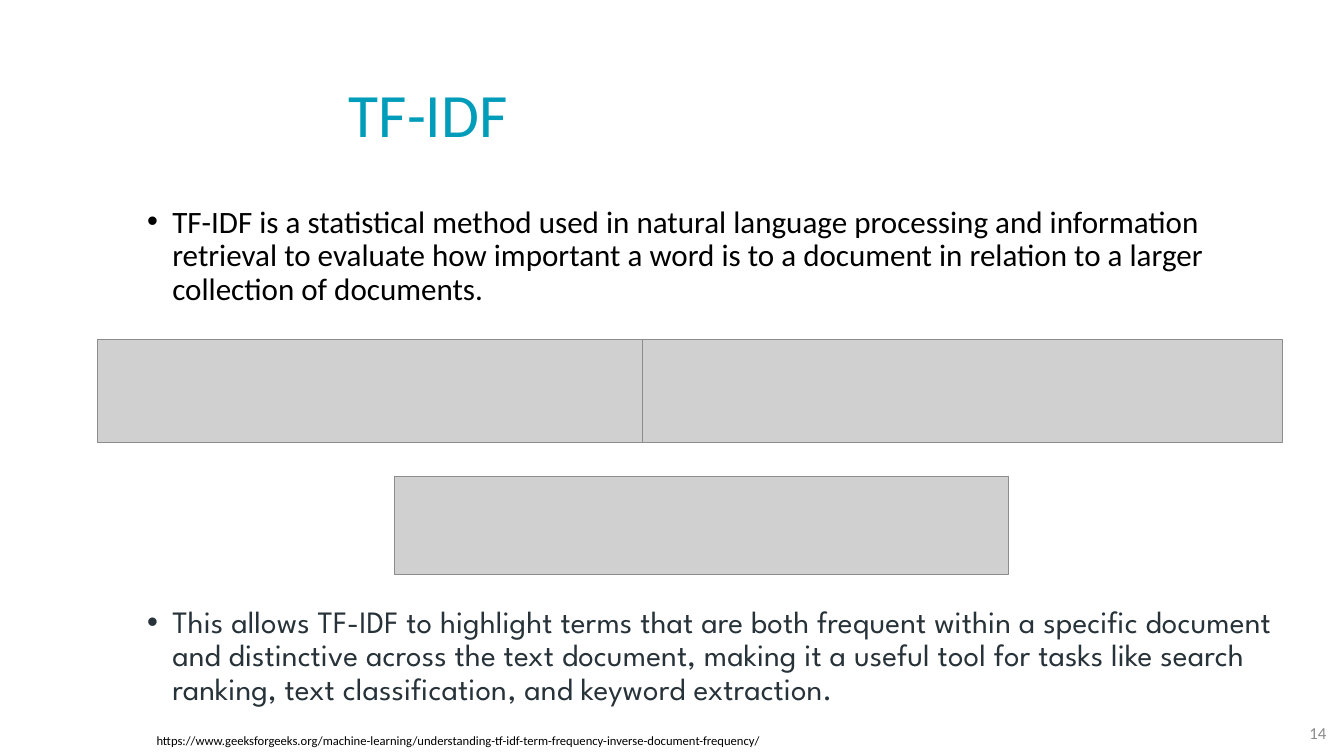
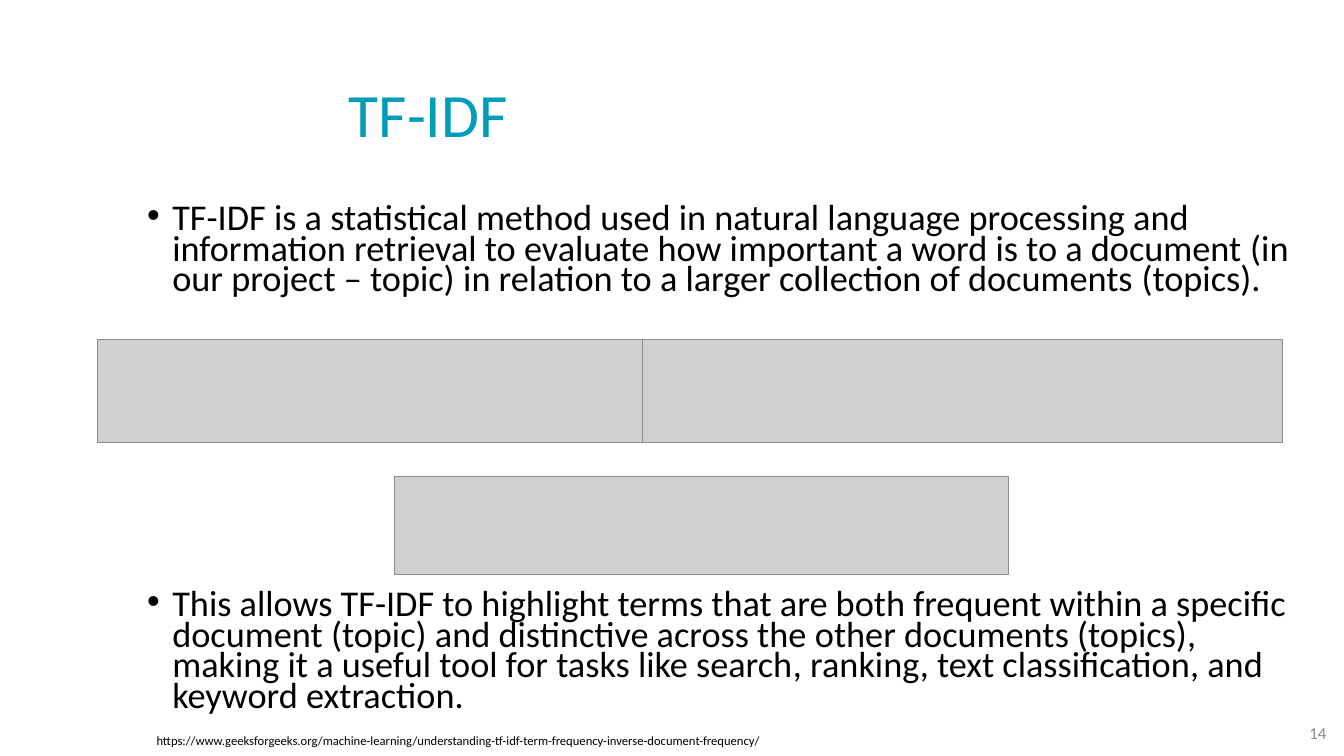
Before and after one commit to NoaTal1996/Backbone-Graph, a slide deck: slide 14 of docs/meeting/2026_08_05.pptx. Drawn at 1344x756 pixels with LibreOffice and Linux fonts; fonts in the diff are those of the drawing; grey boxes stand for pictures; background and template pictures are left out. Boxes give left, top, right and bottom in pixels: in the first picture for what was removed or moved away, otherwise in the second. Text is boxed around its words. In the diff, an @@ line names an element or a change of style, - is before the commit and + after.

```diff
--- a/docs/meeting/2026_08_05.pptx
+++ b/docs/meeting/2026_08_05.pptx
@@ text at <box>172,204,1288,714</box>: text changed; size 22.2 to 25.9 pt; font League Spartan to Calibri; text colour #273239 to #000000 @@
-• TF-IDF is a statistical method used in natural language processing and information retrieval to evaluate how important a word is to a document in relation to a larger collection of documents.
-• This allows TF-IDF to highlight terms that are both frequent within a specific document and distinctive across the text document, making it a useful tool for tasks like search ranking, text classification, and keyword extraction.
+• TF-IDF is a statistical method used in natural language processing and information retrieval to evaluate how important a word is to a document (in our project – topic) in relation to a larger collection of documents (topics).
+• This allows TF-IDF to highlight terms that are both frequent within a specific document (topic) and distinctive across the other documents (topics), making it a useful tool for tasks like search, ranking, text classification, and keyword extraction.
```
Also in this commit, not shown: 3 other slides changed, 2 slides added, 4 slides removed, 1 other file.
